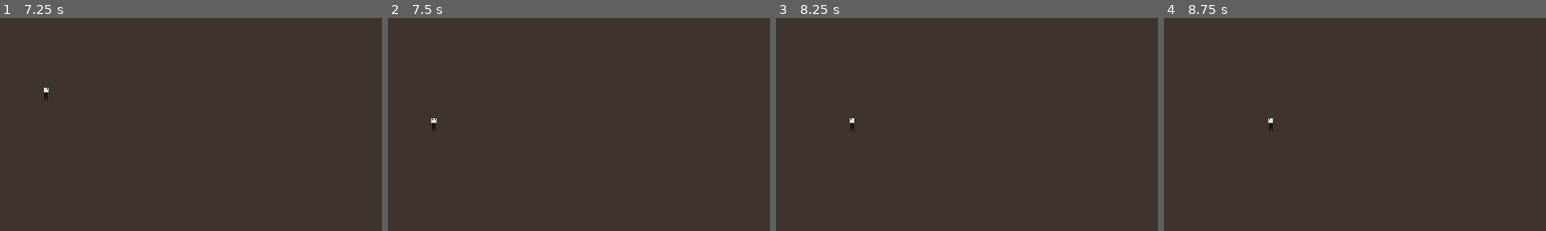
Above: before the commit, frames 1-4 (left to right).
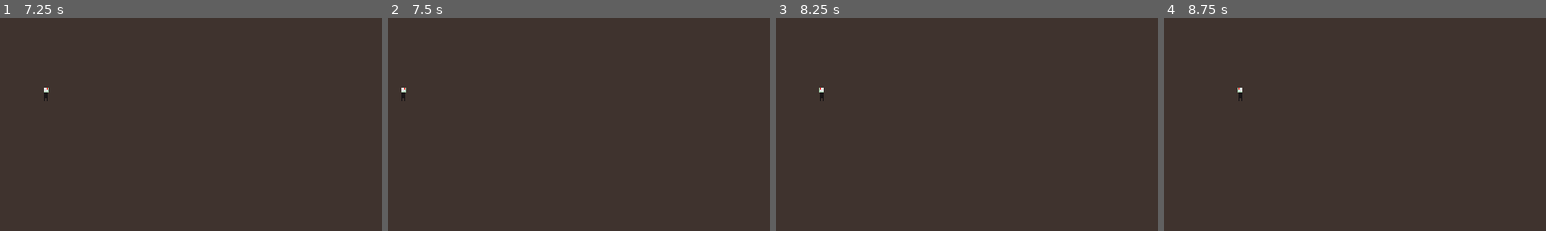
Above: after the commit, the same moments.

Repository: Academia-Team/Academia-Fall-of-the-Citadel
Game: Godot game, scene res://scene/intro.tscn
The game is run twice, just before and just after one commit, with the same random seed, the same clock (stepped at 60 frames per second) and the same inputs.
Inputs (mouse positions are % of the whole screen's width and height, from its top left):
- Up to frame 1 (7.25 s): tap Enter at 0.5, 2, 4.25 s; move the mouse to (72, 45) at 0.52 s; hold N (move_down_right) 0.53-1.28 s; tap Space (action) at 0.6, 1.25, 2.1, 3.5, 3.6, 5, 5.1, 6.6 s; click (72, 45) at 0.67 s; move the mouse to (30, 55) at 1.27 s; hold Down (move_down) 1.28-2.03 s; tap Ctrl (stay) every 1.5 s from 1.35 to 5.85 s; move the mouse to (60, 28) at 2.02 s; hold N (move_down_right) 2.03-2.78 s; move the mouse to (45, 70) at 2.77 s; hold Up (move_up) 2.78-3.53 s; click (45, 70) at 2.92 s; move the mouse to (80, 65) at 3.52 s; hold B (move_down_left) 3.53-5.03 s; move the mouse to (20, 35) at 4.27 s; move the mouse to (55, 50) at 5.02 s; hold Down (move_down) 5.03-5.78 s; click (55, 50) at 5.17 s; move the mouse to (35, 24) at 5.77 s; hold N (move_down_right) 5.78-6.53 s; move the mouse to (72, 45) at 6.52 s; hold Up (move_up) from 6.53 s (still down)
- Up to frame 2 (7.5 s): move the mouse to (30, 55) at 7.27 s; release Up (move_up) at 7.28 s; hold N (move_down_right) from 7.28 s (still down); tap Ctrl (stay) at 7.35 s; click (30, 55) at 7.42 s
- Up to frame 3 (8.25 s): move the mouse to (60, 28) at 8.02 s; release N (move_down_right) at 8.03 s; hold Down (move_down) from 8.03 s (still down); tap Space (action) at 8.1 s
- Up to frame 4 (8.75 s): keep holding Down (move_down)
The pictures show only the part of the screen within x 0-50%, y 7-57%; the shares and areas given below are measured in that part.

Frame 1 is identical in both runs. In frame 2, 0.1% of the frame differs, in the area x 3-13%, y 32-54%; in frame 3, 0.1%; in frame 4, 0.1%.

Commit message:
Finally fix get_cardinal_dir_facing()

Diff:
--- a/class/direction.gd
+++ b/class/direction.gd
@@ -115,16 +115,17 @@
 	return pos
 
 static func get_cardinal_dir_facing(pos_to_face, pos):
-	if abs(pos.x - pos_to_face.x) < abs(pos.y - pos_to_face.y) and (pos.x - pos_to_face.x) != 0:
-		if (pos.x - pos_to_face.x) >= 0:
-			return WEST
+	if (pos - pos_to_face) != Vector2(0, 0):
+		if abs(pos.x - pos_to_face.x) < abs(pos.y - pos_to_face.y) or (pos.y - pos_to_face.y) == 0:
+			if (pos.x - pos_to_face.x) >= 0:
+				return WEST
+			else:
+				return EAST
 		else:
-			return EAST
-	elif (pos.y - pos_to_face.y) != 0:
-		if (pos.y - pos_to_face.y) >= 0:
-			return NORTH
-		else:
-			return SOUTH
+			if (pos.y - pos_to_face.y) >= 0:
+				return NORTH
+			else:
+				return SOUTH
 	else:
 		return null
 
